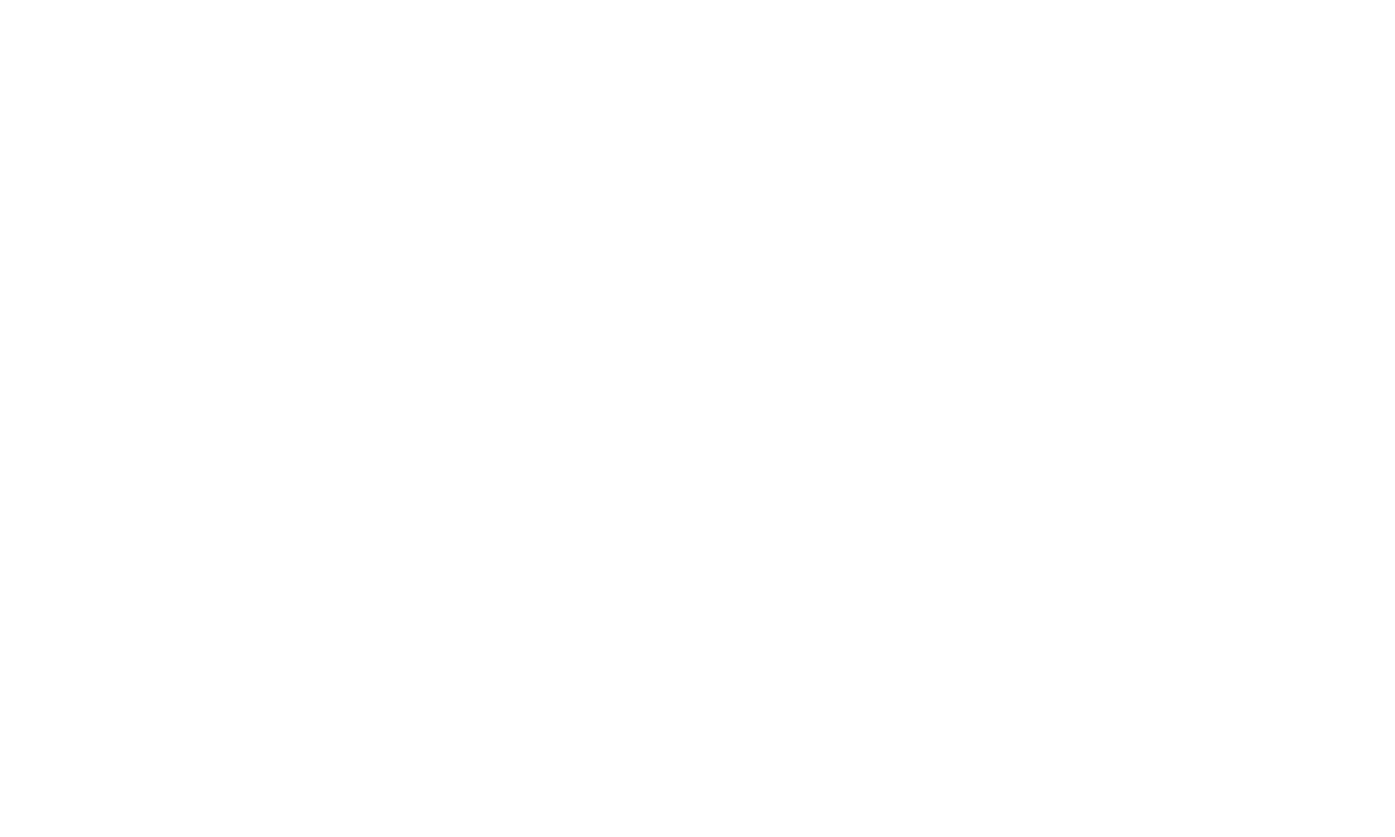
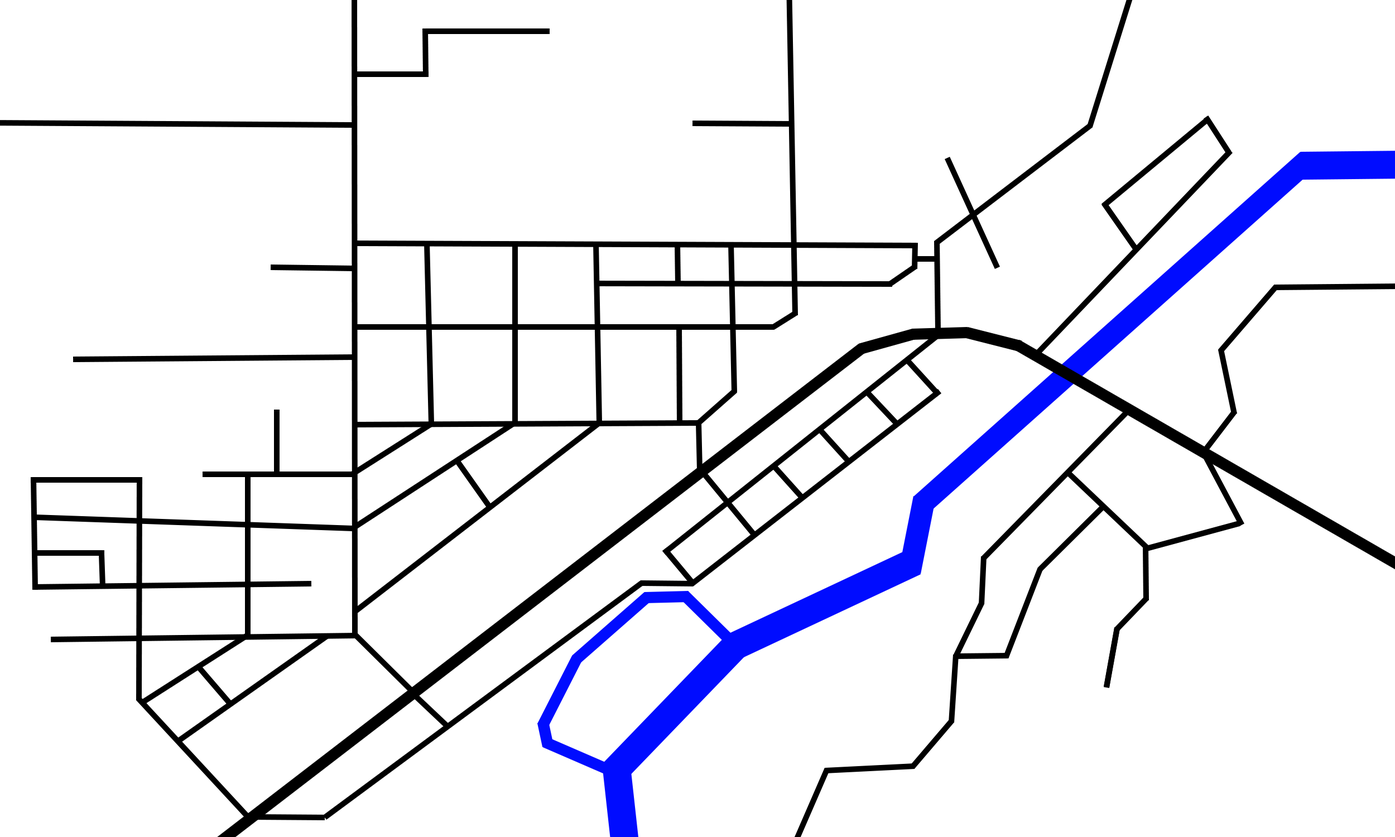
Two versions of the same layered image (1395×837). Layer-by-layer changes:
added group "Roads" with 91 layers above "Water" over [0, 0, 1395, 837]
added layer "Shape 67" in group "Roads" over [662, 333, 940, 556]
added layer "Shape 83" in group "Roads" over [1065, 469, 1151, 552]
added layer "Shape 73" in group "Roads" over [981, 407, 1132, 561]
added layer "Shape 65" in group "Roads" over [689, 388, 942, 587]
added layer "Shape 62" in group "Roads" over [323, 580, 644, 820]
added layer "Shape 55" in group "Roads" over [1101, 116, 1211, 209]
added layer "Shape 53" in group "Roads" over [1034, 148, 1233, 357]
added layer "Shape 52" in group "Roads" over [944, 156, 1000, 269]
added layer "Shape 51" in group "Roads" over [1087, 0, 1133, 128]
added layer "Shape 49" in group "Roads" over [934, 123, 1093, 246]
added layer "Shape 36" in group "Roads" over [352, 420, 517, 531]
added layer "Shape 34" in group "Roads" over [353, 420, 601, 614]
added layer "Shape 21" in group "Roads" over [177, 633, 330, 743]
added layer "Shape 20" in group "Roads" over [140, 633, 249, 706]
added layer "Shape 15" in group "Roads" over [34, 514, 354, 532]
added layer "Shape 8" in group "Roads" over [1013, 339, 1395, 570]
added layer "Shape 6" in group "Roads" over [217, 343, 866, 837]
added layer "Shape 5" in group "Roads" over [136, 696, 254, 824]
added group "Water" with 12 layers above "Layer 1" over [537, 150, 1395, 837]
added layer "Shape 97" in group "Water" over [571, 592, 652, 665]
added layer "Shape 93" in group "Water" over [914, 151, 1316, 513]
added layer "Shape 91" in group "Water" over [727, 549, 921, 660]
added layer "Shape 90" in group "Water" over [602, 634, 748, 784]
…and 81 more changes (81 added)
